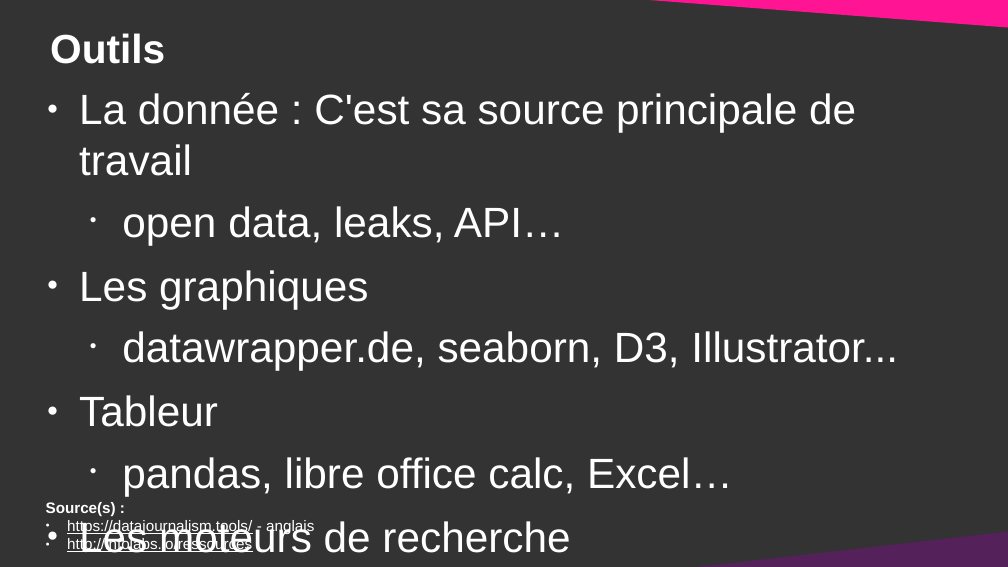
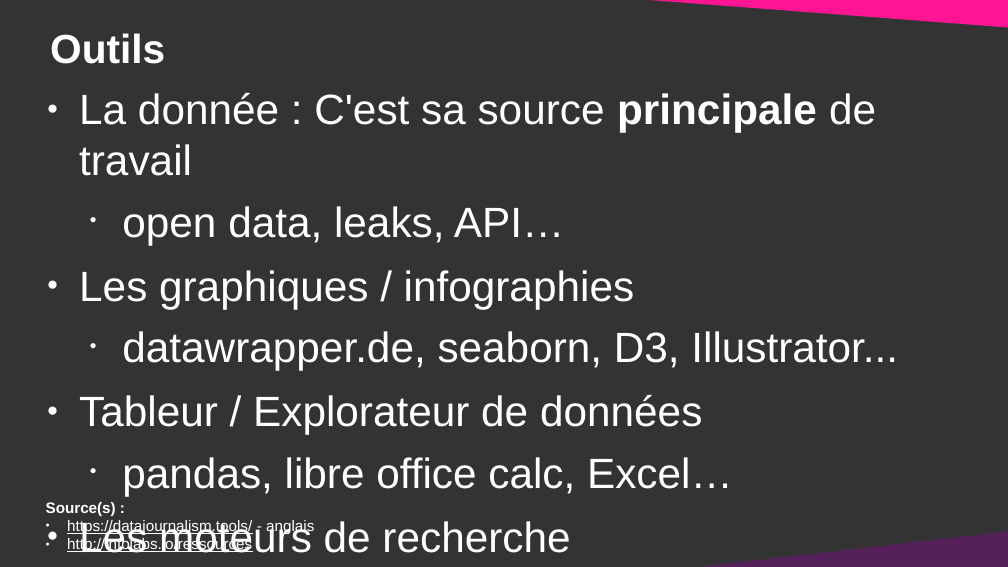
Before and after one commit to DanYellow/cours, a slide deck: slide 27 of data-journalisme-s4/travaux-pratiques/numero-1/presentation.odp (slide 25 before the commit). Drawn at 1008x567 pixels with LibreOffice and Linux fonts; fonts in the diff are those of the drawing. Boxes give left, top, right and bottom in pixels: in the first picture for what was removed or moved away, otherwise in the second. Text is boxed around its words. In the diff, an @@ line names an element or a change of style, - is before the commit and + after.

```diff
--- a/data-journalisme-s4/travaux-pratiques/numero-1/presentation.odp
+++ b/data-journalisme-s4/travaux-pratiques/numero-1/presentation.odp
@@ text at bbox=[79, 93, 876, 176]: bold on in "principale" @@
@@ text at bbox=[79, 270, 635, 309]: text changed @@
-● Les graphiques
+● Les graphiques / infographies
@@ text at bbox=[79, 395, 702, 434]: text changed @@
-● Tableur
+● Tableur / Explorateur de données
```
Also in this commit, not shown: 12 other slides changed, 2 slides added, 55 other files.
